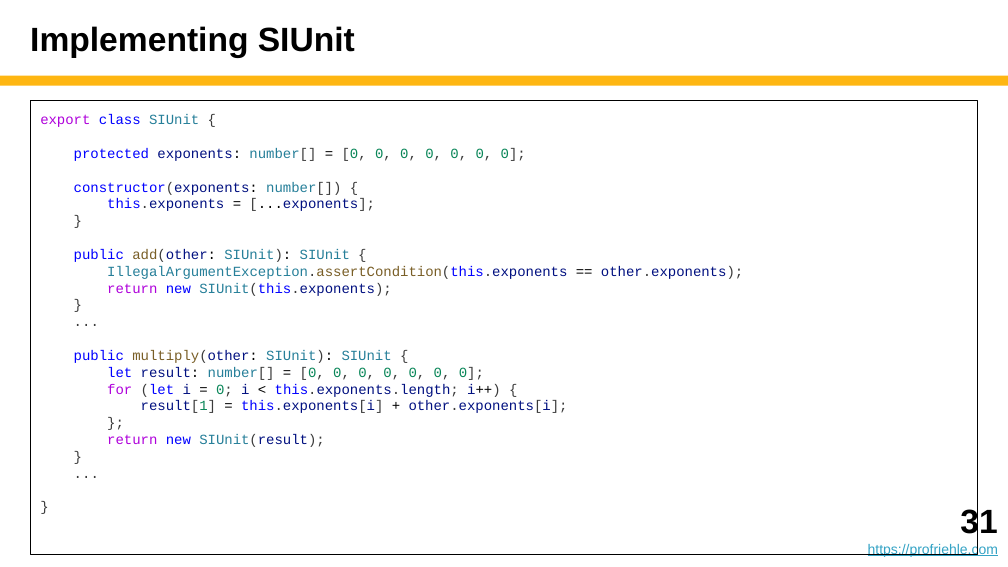
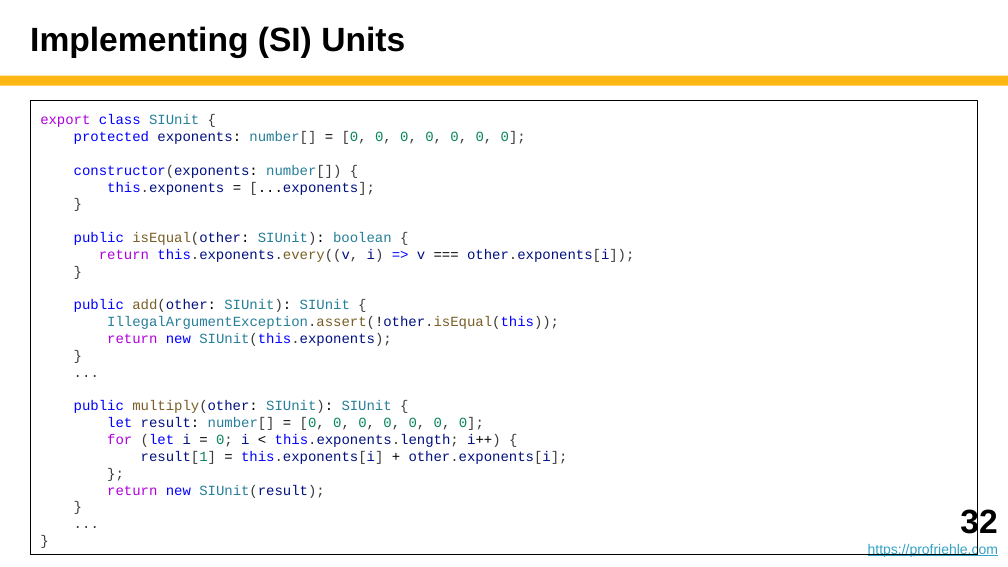
Before and after one commit to dirkriehle/adap-course, a slide deck: slide 32 of Lecture slides/ADAP B06 - Value Objects.pptx (slide 31 before the commit). Drawn at 1008x567 pixels with LibreOffice and Linux fonts; fonts in the diff are those of the drawing. Boxes give left, top, right and bottom in pixels: in the first picture for what was removed or moved away, otherwise in the second. Text is boxed around its words. In the diff, an @@ line names an element or a change of style, - is before the commit and + after.

```diff
--- a/Lecture slides/ADAP B06 - Value Objects.pptx
+++ b/Lecture slides/ADAP B06 - Value Objects.pptx
@@ title at [30,26,405,58]: text changed @@
-Implementing SIUnit
+Implementing (SI) Units
@@ text in rectangle at [74,232,634,262]: paragraphs added @@
+public isEqual(other: SIUnit): boolean {
+return this.exponents.every((v, i) => v === other.exponents[i]);
+}
@@ text in rectangle at [107,316,559,329]: text changed @@
-IllegalArgumentException.assertCondition(this.exponents == other.exponents);
+IllegalArgumentException.assert(!other.isEqual(this));
@@ text at [960,506,997,540]: text changed @@
-31
+32
```
Also in this commit, not shown: 7 other slides changed, 1 slide added, 1 other file.
